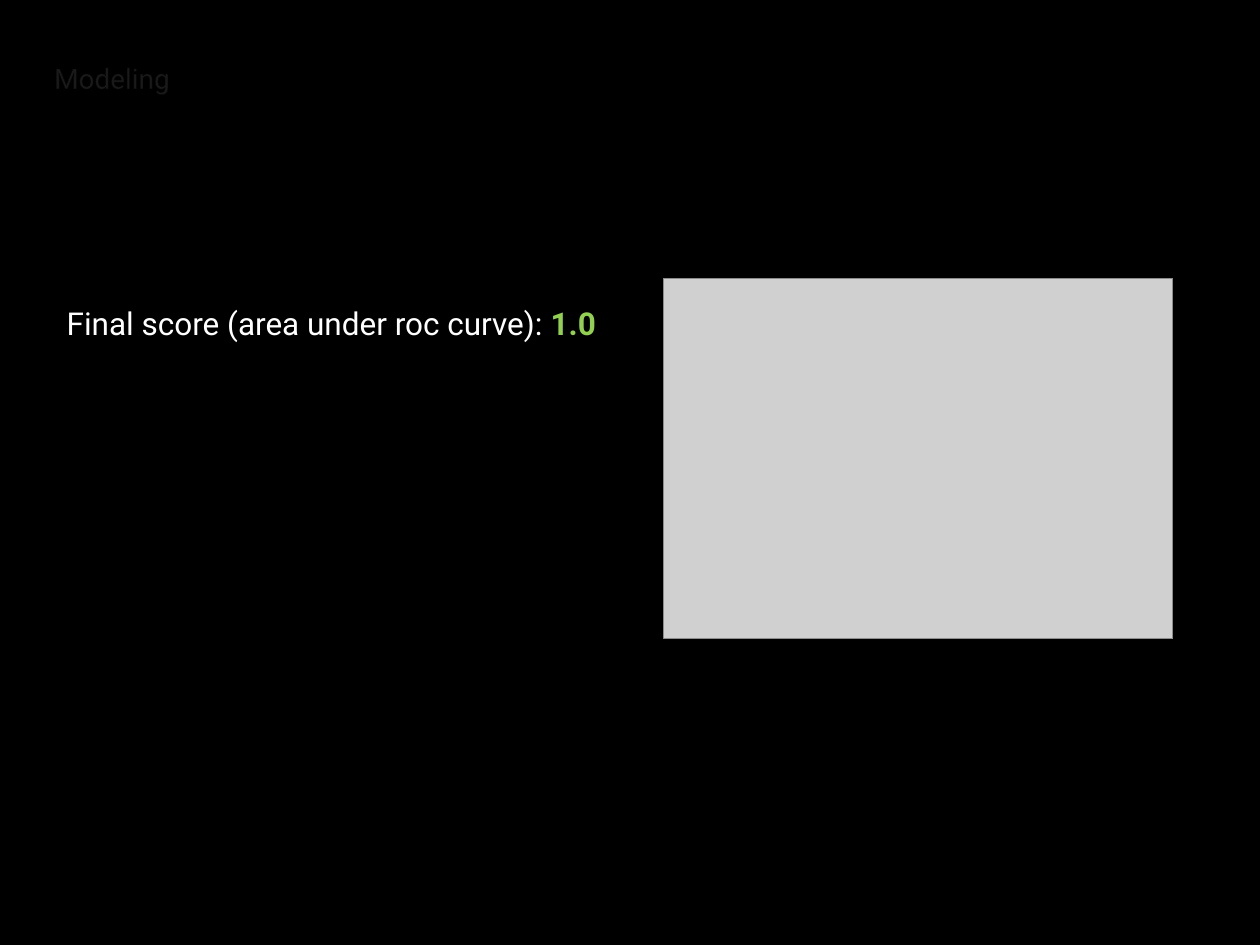
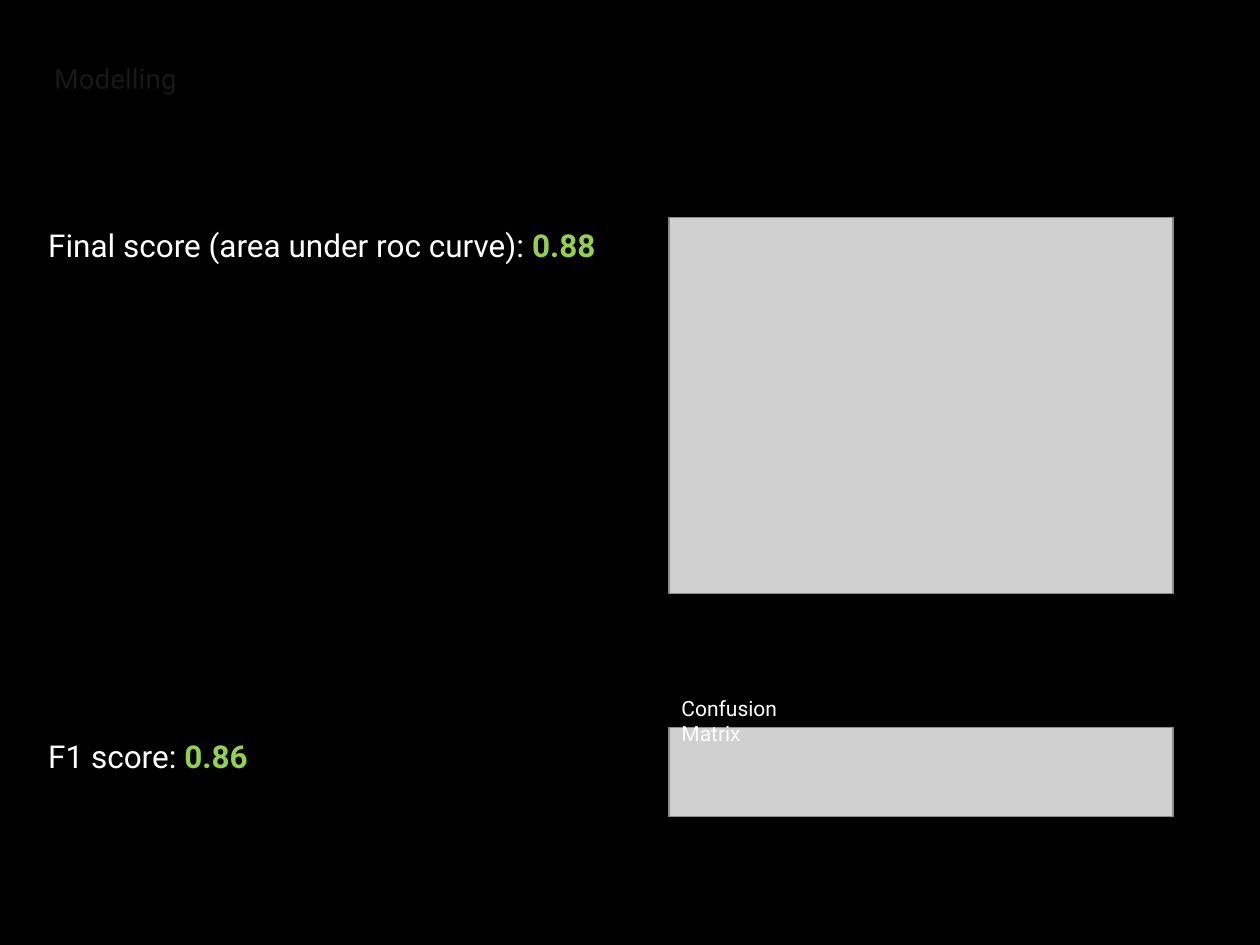
Before and after one commit to sandalasiddiqui/Capstone-Software-Operational-Anomaly-Detection, a slide deck: slide 11 of Software Operational Anomaly Detection.pptx (slide 10 before the commit). Drawn at 1260x945 pixels with LibreOffice and Linux fonts; fonts in the diff are those of the drawing; grey boxes stand for pictures; background and template pictures are left out. Boxes give left, top, right and bottom in pixels: in the first picture for what was removed or moved away, otherwise in the second. Text is boxed around its words. In the diff, an @@ line names an element or a change of style, - is before the commit and + after.

```diff
--- a/Software Operational Anomaly Detection.pptx
+++ b/Software Operational Anomaly Detection.pptx
@@ title at (54, 60, 1173, 103): text changed @@
-Modeling
+Modelling
@@ text at (48, 232, 595, 769): text changed @@
-Final score (area under roc curve): 1.0
+Final score (area under roc curve): 0.88
+F1 score: 0.86
@@ picture: place and size @@
-picture at (664, 278, 1173, 639)
+picture at (669, 218, 1173, 595)
@@ text added at (681, 700, 776, 741), 12 pt, text #FFFFFF @@
+Confusion Matrix
@@ picture added at (669, 727, 1173, 816) @@
```
Also in this commit, not shown: 7 other slides changed, 1 slide added, 1 other file.
